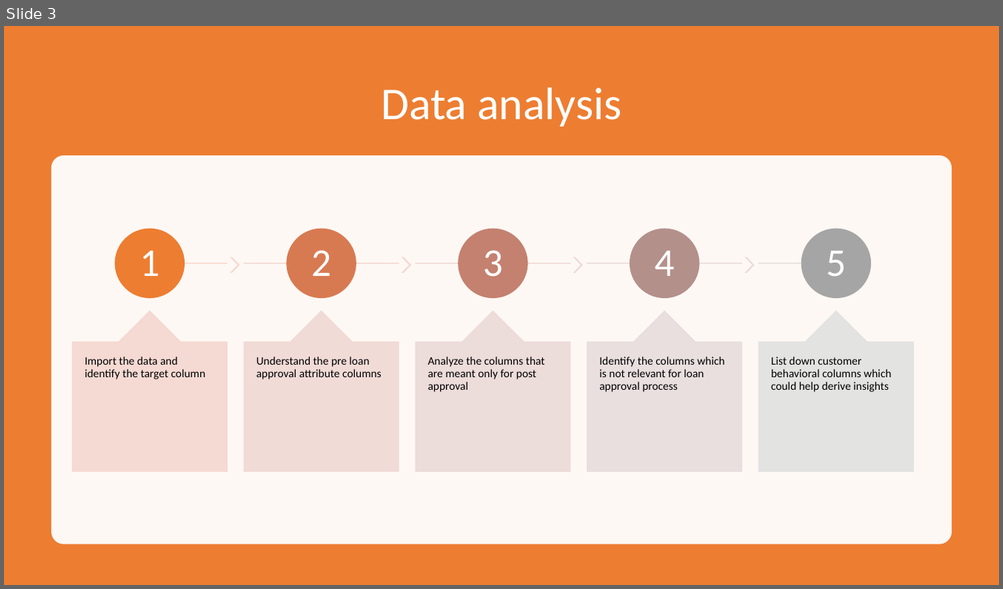
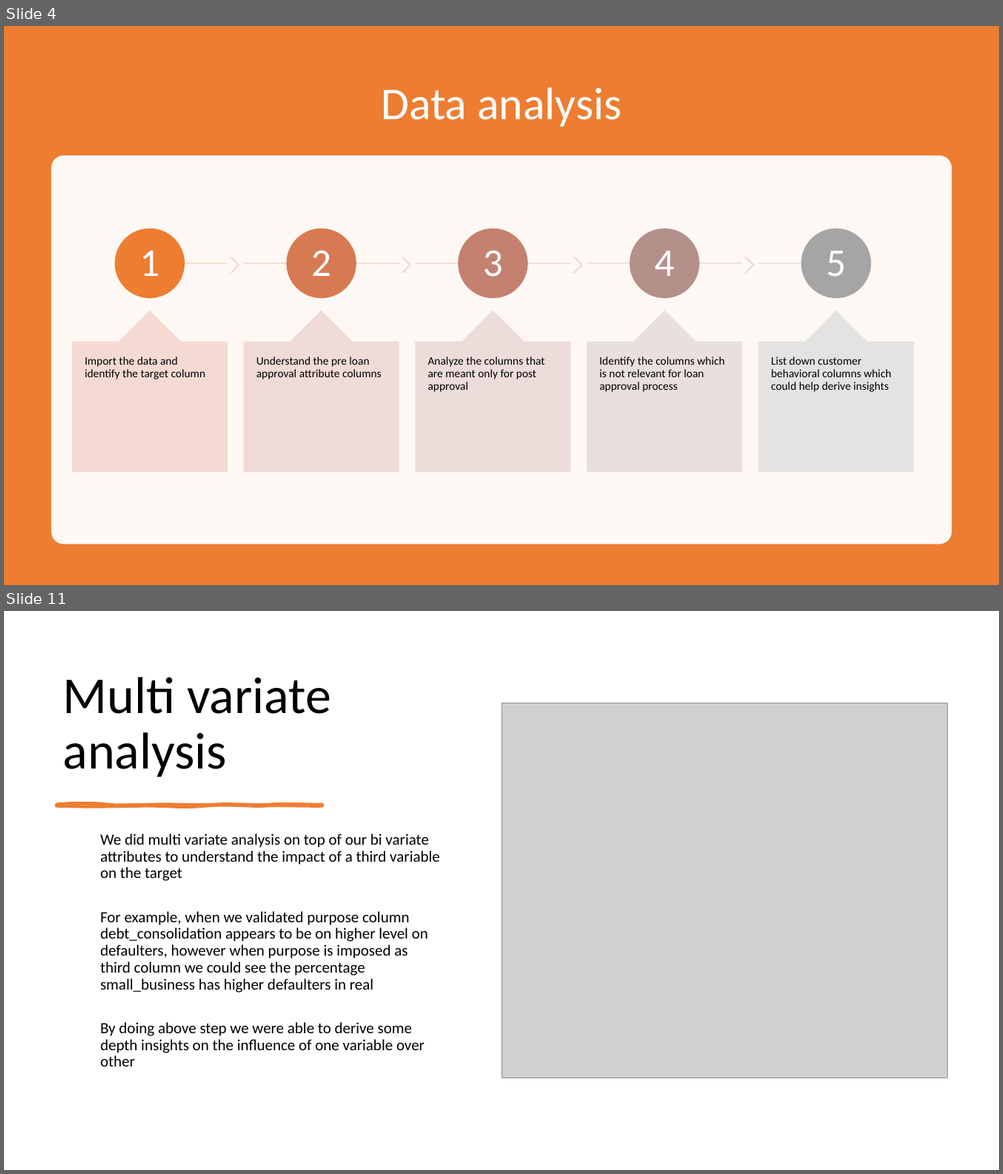
Before and after one commit to bharathsanjai/lending-club-case-study, a slide deck: lending-club-case-study.pptx. Shown one above the other, each under a label of ours: slide 3 before the commit, slides 4 and 11 after it; the slides between them are not shown. The pictures are 1003x589 and 1003x1174 pixels, drawn with LibreOffice and Linux fonts; fonts in the diff are those of the drawing; grey boxes stand for pictures. Boxes give left, top, right and bottom in pixels: in the first picture for what was removed or moved away, otherwise in the second. Text is boxed around its words. In the diff, an @@ line names an element or a change of style, - is before the commit and + after.

```diff
--- a/lending-club-case-study.pptx
+++ b/lending-club-case-study.pptx
@@ slide 11 added at box(4, 611, 999, 1170), background #FFFFFF @@
@@ title added at box(63, 677, 331, 777), 50 pt, text #000000 @@
+Multi variate analysis
@@ picture added at box(502, 703, 947, 1079) @@
@@ freeform shape added at box(57, 805, 322, 806), fill #ED7D31, outline #ED7D31 3 pt @@
@@ text added at box(100, 834, 440, 1067), 15 pt, text #000000 @@
+  We did multi variate analysis on top of our bi variate attributes to understand the impact of a third variable on the target
+  For example, when we validated purpose column debt_consolidation appears to be on higher level on defaulters, however when purpose is imposed as third column we could see the percentage small_business has higher defaulters in real
+  By doing above step we were able to derive some depth insights on the influence of one variable over other
@@ what was slide 3 is now slide 4 @@
```
Also in this commit, not shown: 2 slides changed, 7 other slides added.
